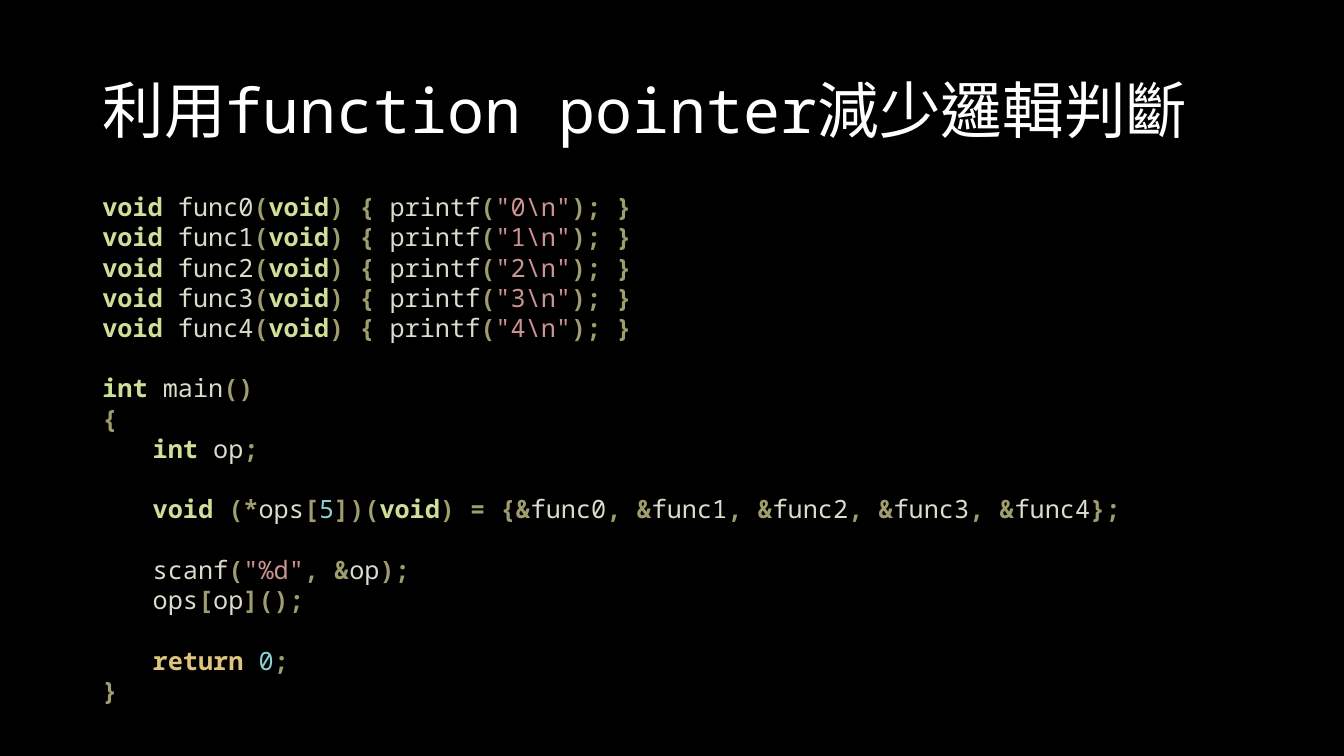
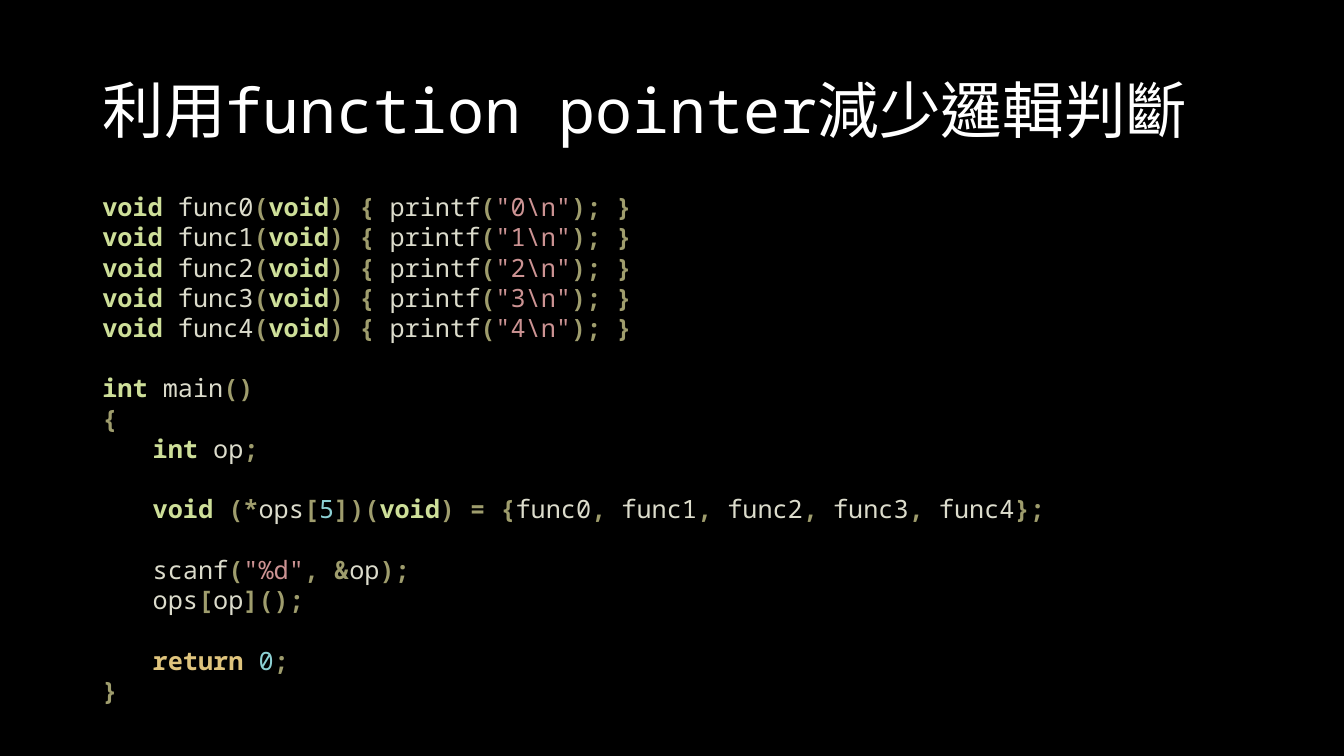
Before and after one commit to OEmiliatanO/those_c_prog_didnt_teach, a slide deck: slide 75 of Ch2/Ch2-pointer & array.pptx (slide 72 before the commit). Drawn at 1344x756 pixels with LibreOffice and Linux fonts; fonts in the diff are those of the drawing. Boxes give left, top, right and bottom in pixels: in the first picture for what was removed or moved away, otherwise in the second. Text is boxed around its words. In the diff, an @@ line names an element or a change of style, - is before the commit and + after.

```diff
--- a/Ch2/Ch2-pointer & array.pptx
+++ b/Ch2/Ch2-pointer & array.pptx
@@ text at box(153, 498, 1045, 524): text changed @@
-void (*ops[5])(void) = {&func0, &func1, &func2, &func3, &func4};
+void (*ops[5])(void) = {func0, func1, func2, func3, func4};
```
Also in this commit, not shown: 33 other slides changed, 6 slides added, 1 slide removed, 2 other files.
